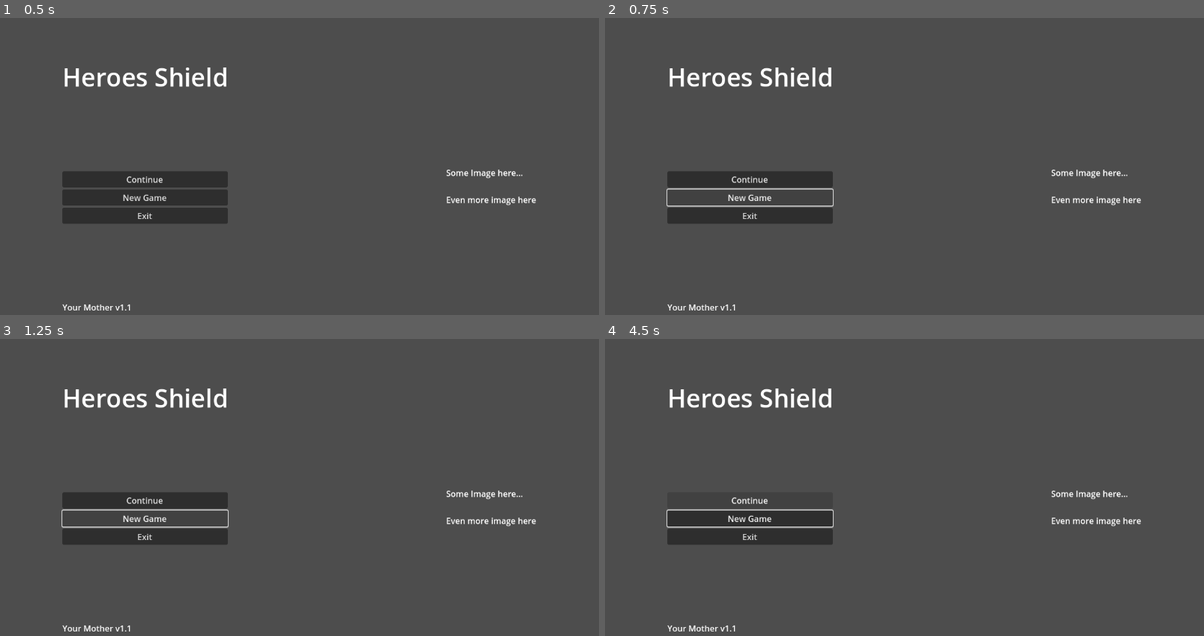
Above: before the commit, frames 1-4 (two rows, left to right).
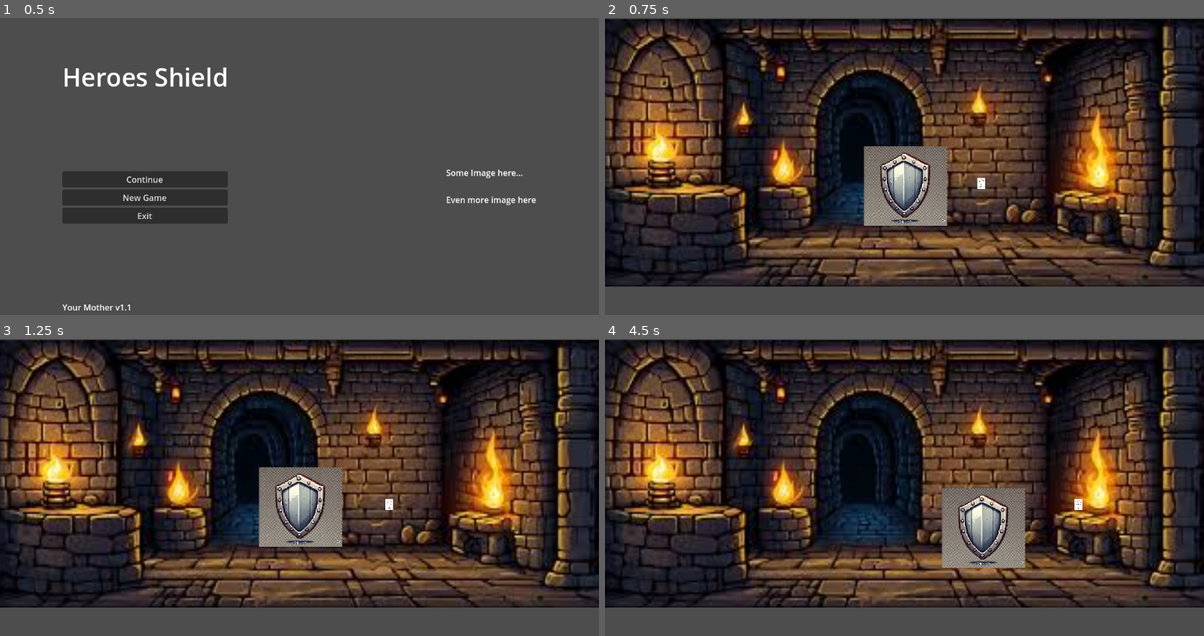
Above: after the commit, the same moments.

Repository: Cookie-Tin-Studios/Heroes-Shield
Game: Godot game, scene res://scenes/MainMenu.tscn
The game is run twice, just before and just after one commit, with the same random seed, the same clock (stepped at 60 frames per second) and the same inputs. This scene is started directly instead of the project's main scene.
Inputs (mouse positions are in pixels of both pictures, inside the frame that each line leads up to):
- Up to frame 1 (0.5 s): no input
- Up to frame 2 (0.75 s): click "New Game" at 0.5 s
- Up to frame 3 (1.25 s): no input
- Up to frame 4 (4.5 s): click (748, 517) at 1.25 s, where only the run before the commit has a clickable "New Game"; click (748, 499) at 2 s, where only the run before the commit has a clickable "Continue"; click (748, 499) at 2.75 s, where only the run before the commit has a clickable "Continue"; hold Right (ui_right) 3.53-4.28 s; hold Down (ui_down) from 4.28 s (still down)

Frame 1 is identical in both runs. In frame 2, 85% of the frame differs, in the area x 0-100%, y 0-99%; in frame 3, 85%; in frame 4, 85%.

Commit message:
update scene switch for new game and continue

Diff:
--- a/assets/scripts/main_menu.gd
+++ b/assets/scripts/main_menu.gd
@@ -13,11 +13,11 @@
 
 
 func _on_continue_pressed() -> void:
-	get_tree().change_scene_to_file("res://main.tscn")
+	get_tree().change_scene_to_file("res://scenes/main.tscn")
 
 
 func _on_new_game_pressed() -> void:
-	get_tree().change_scene_to_file("res://main.tscn")
+	get_tree().change_scene_to_file("res://scenes/main.tscn")
 
 
 func _on_exit_pressed() -> void:
